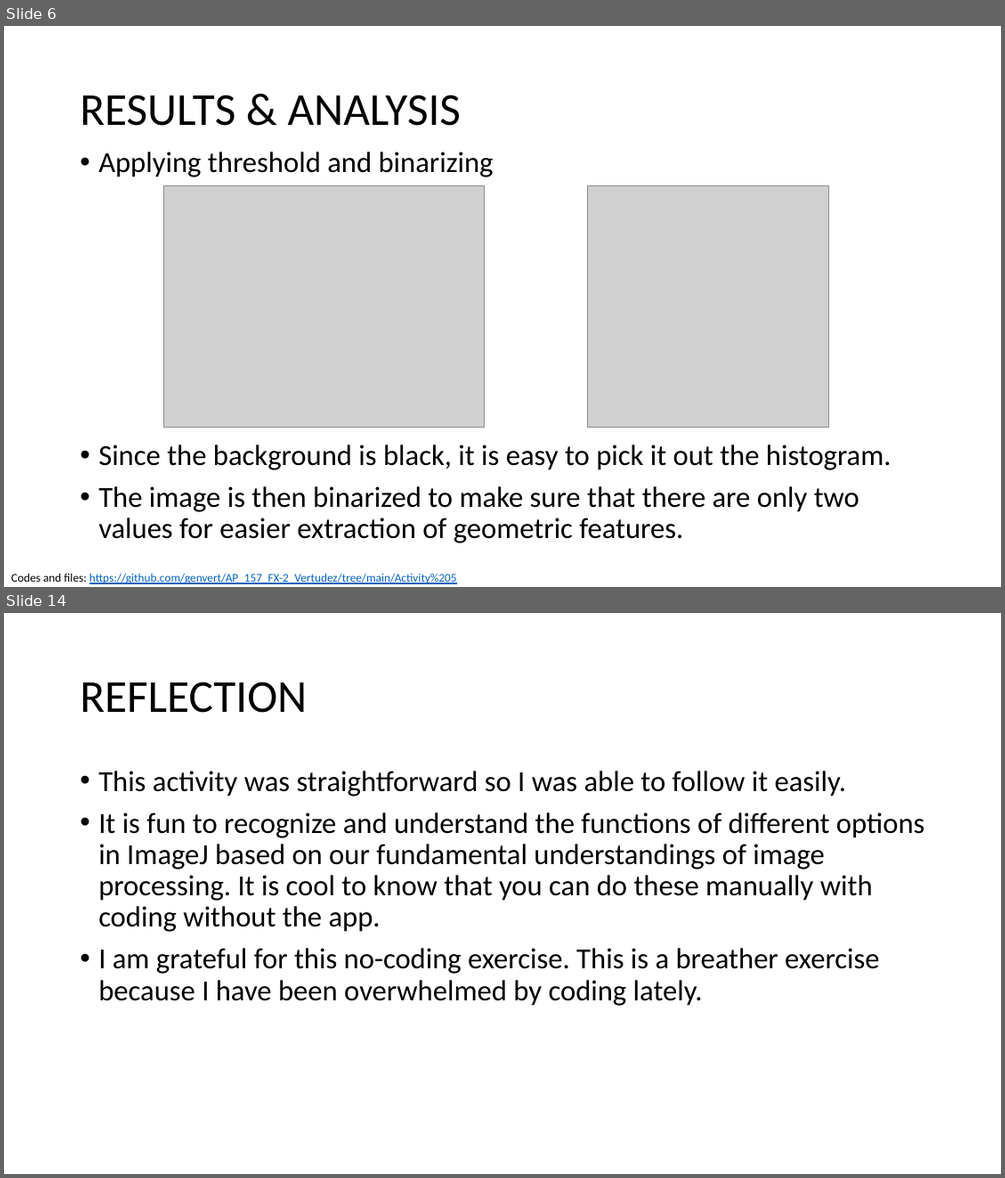
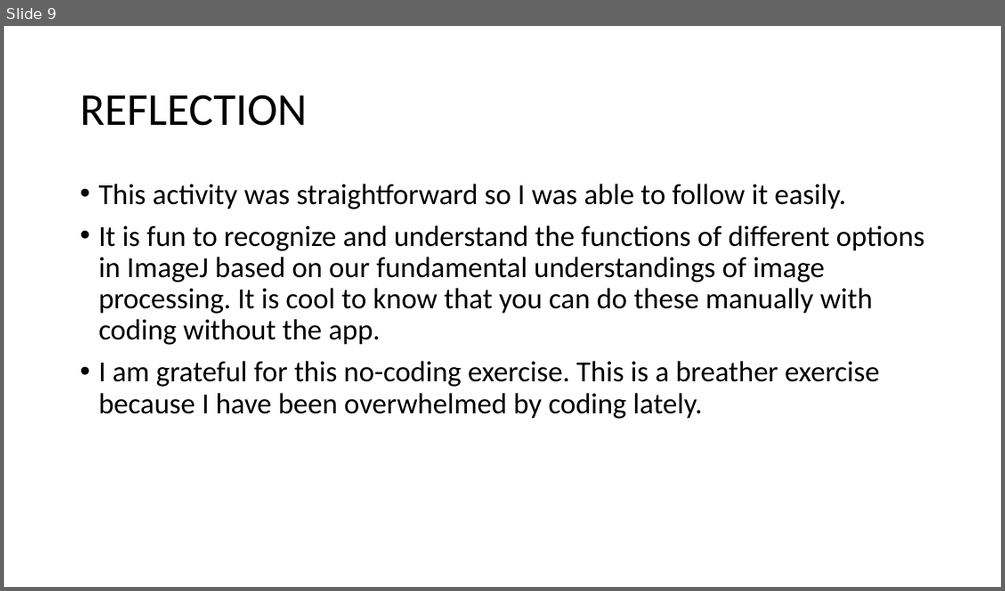
Before and after one commit to genvert/AP_157_FX-2_Vertudez, a slide deck: Activity 5/Vertudez_Activity_5_Report.pptx. Shown one above the other, each under a label of ours: slides 6 and 14 before the commit, slide 9 after it; the slides between them are not shown. The pictures are 1005x1178 and 1005x591 pixels, drawn with LibreOffice and Linux fonts; fonts in the diff are those of the drawing; grey boxes stand for pictures. Boxes give left, top, right and bottom in pixels: in the first picture for what was removed or moved away, otherwise in the second. Text is boxed around its words. In the diff, an @@ line names an element or a change of style, - is before the commit and + after.

```diff
--- a/Activity 5/Vertudez_Activity_5_Report.pptx
+++ b/Activity 5/Vertudez_Activity_5_Report.pptx
@@ slide 6 removed at [4, 26, 1001, 587], background #FFFFFF @@
@@ title removed at [80, 95, 461, 126] @@
-RESULTS & ANALYSIS
@@ text removed at [98, 151, 891, 543] @@
-• Applying threshold and binarizing
-• Since the background is black, it is easy to pick it out the histogram.
-• The image is then binarized to make sure that there are only two values for easier extraction of geometric features.
@@ picture removed at [164, 186, 485, 426] @@
@@ picture removed at [588, 186, 829, 426] @@
@@ text removed at [11, 572, 457, 584] @@
-Codes and files: https://github.com/genvert/AP_157_FX-2_Vertudez/tree/main/Activity%205
@@ what was slide 14 is now slide 9 @@
```
Also in this commit, not shown: 9 slides changed, 4 other slides removed, 1 other file.
